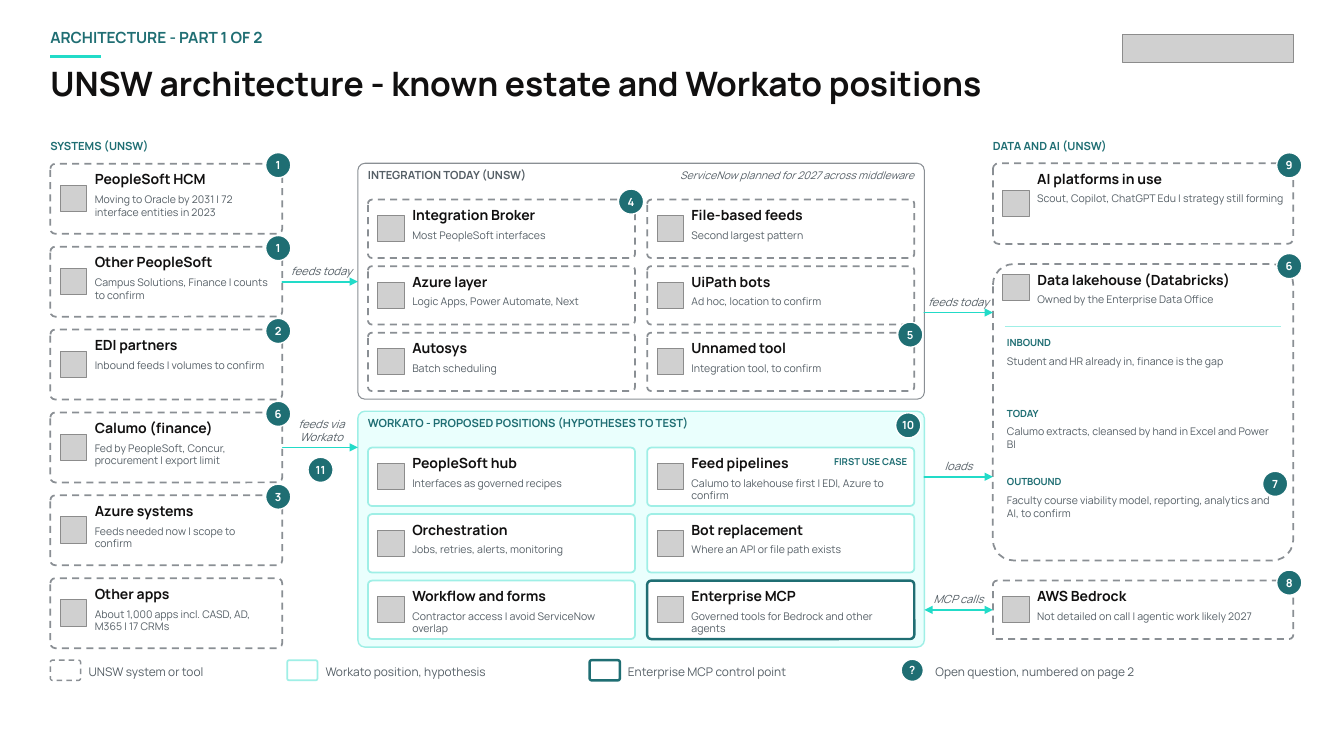
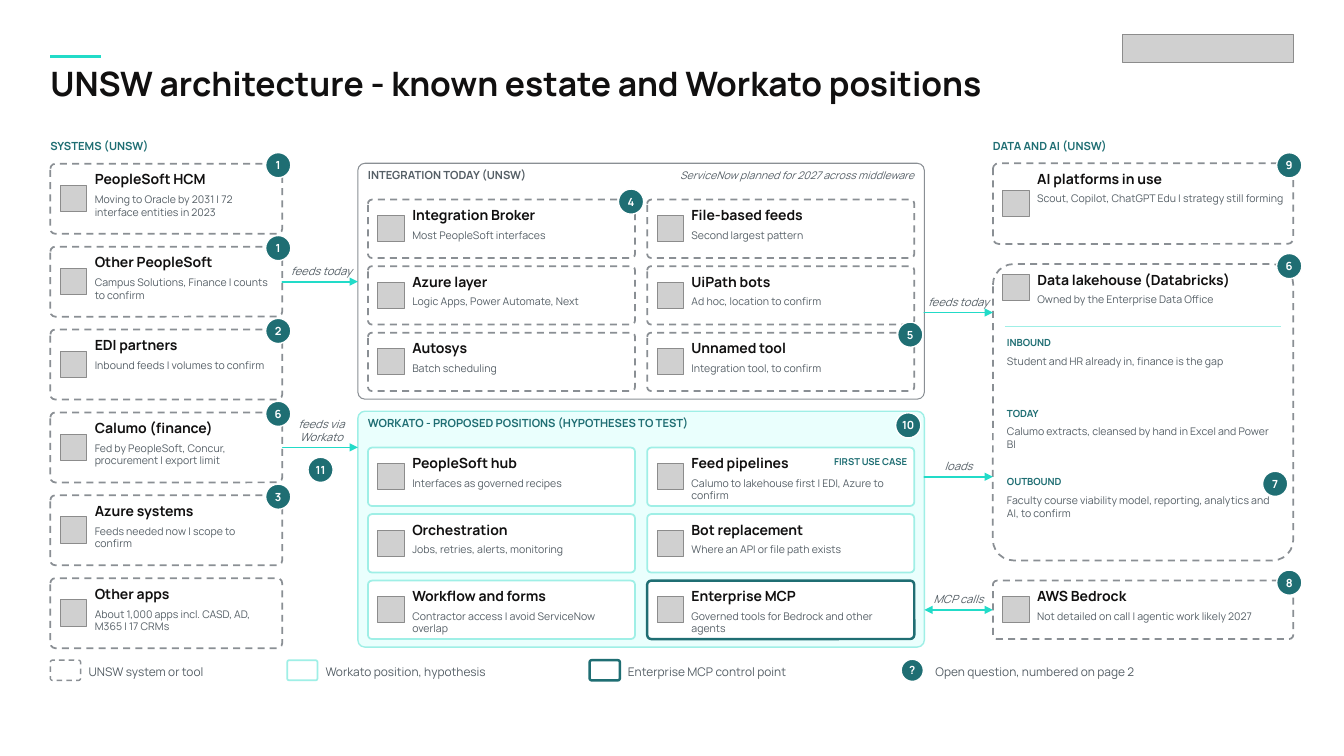
Before and after one commit to saliyacwickramasinghe-maker/clauderepo, a slide deck: slide 1 of unsw-architecture/UNSW_Conceptual_Architecture.pptx. Drawn at 1344x756 pixels with LibreOffice and Linux fonts; fonts in the diff are those of the drawing; grey boxes stand for pictures. Boxes give left, top, right and bottom in pixels: in the first picture for what was removed or moved away, otherwise in the second. Text is boxed around its words. In the diff, an @@ line names an element or a change of style, - is before the commit and + after.

```diff
--- a/unsw-architecture/UNSW_Conceptual_Architecture.pptx
+++ b/unsw-architecture/UNSW_Conceptual_Architecture.pptx
@@ text removed at [50,31,262,44] @@
-ARCHITECTURE - PART 1 OF 2
```
Also in this commit, not shown: 1 other file.
